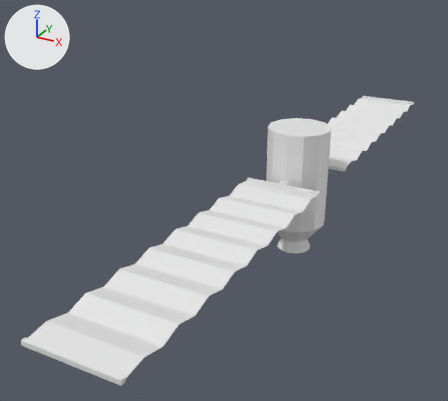
An edit to the OBJ model src/main/resources/assets/wartecmod/models/blocks/block_sat_rods_base.obj, drawn before and after from the same camera.
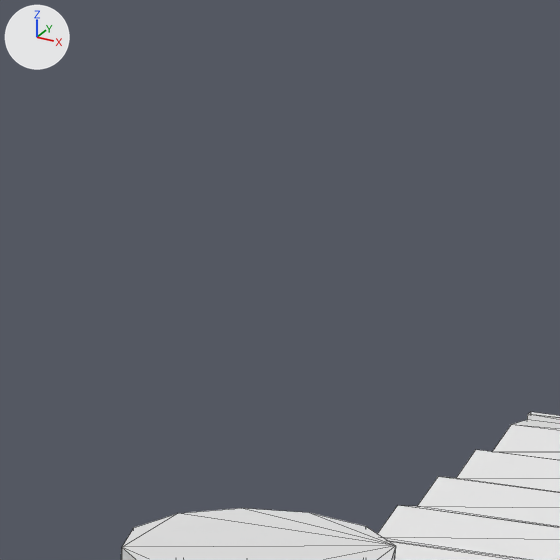
There are two pictures of each version: one whole from a 50 mm lens placed at (8.73, -22.04, 12.4), pointed at (-2.2, -2.16, 2.47), one close up on the part from 53% to 82% of the width and 0% to 32% of the height. The axes (+X, +Y, +Z) are drawn at upper left. The lights are the same throughout. The close-ups show mesh edges as thin lines. Where no turn or scale is listed for an object, it has been applied to the vertices.

The older version as bpy lines, for what is in view:
```python
me_block_sat_rods_base = bpy.data.meshes.new('block_sat_rods_base')
me_block_sat_rods_base.from_pydata(...)  # 216 vertices, 320 faces; spans x -1.5..1.5, y -13.6..13.6, z 0.0..5.2
ob_block_sat_rods_base = bpy.data.objects.new('block_sat_rods_base', me_block_sat_rods_base)
ob_block_sat_rods_base.location = (0.0, 0.0, 0.0)
```
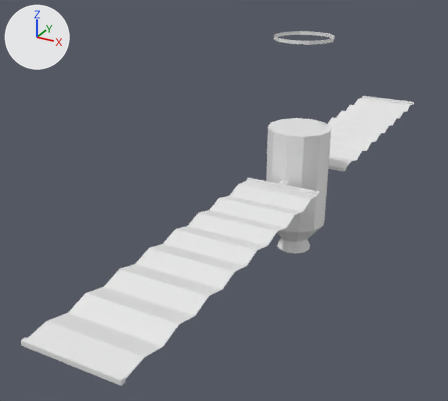
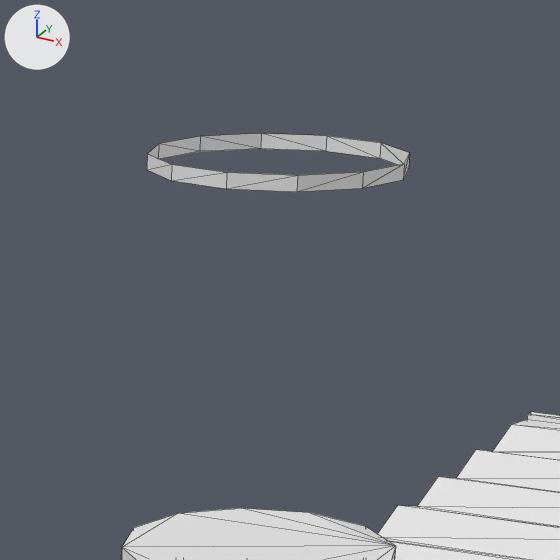
Boxes [x1, y1, x2, y2] around the edits, measured in the close-ups (560 x 560 px):
'block_sat_rods_base', reshaped
    before: [121, 412, 560, 560]
    after: [121, 133, 560, 560]
part 1 of me_block_sat_rods_base, added
    after: [147, 133, 410, 192]

The change, as a diff of the scene's bpy script:
```diff
--- a/src/main/resources/assets/wartecmod/models/blocks/block_sat_rods_base.obj.py
+++ b/src/main/resources/assets/wartecmod/models/blocks/block_sat_rods_base.obj.py
@@ me_block_sat_rods_base @@
 # used by ob_block_sat_rods_base; location = (0.0, 0.0, 0.0)
-me_block_sat_rods_base.from_pydata(...)  # 216 vertices, 320 faces; spans x -1.5..1.5, y -13.6..13.6, z 0.0..5.2
+me_block_sat_rods_base.from_pydata(...)  # 240 vertices, 344 faces; spans x -1.5..1.5, y -13.6..13.6, z 0.0..8.8
+# me_block_sat_rods_base part 1: a new loose piece of 24 vertices spanning x -1.1..1.1, y -1.1..1.1, z 8.6..8.8
```
